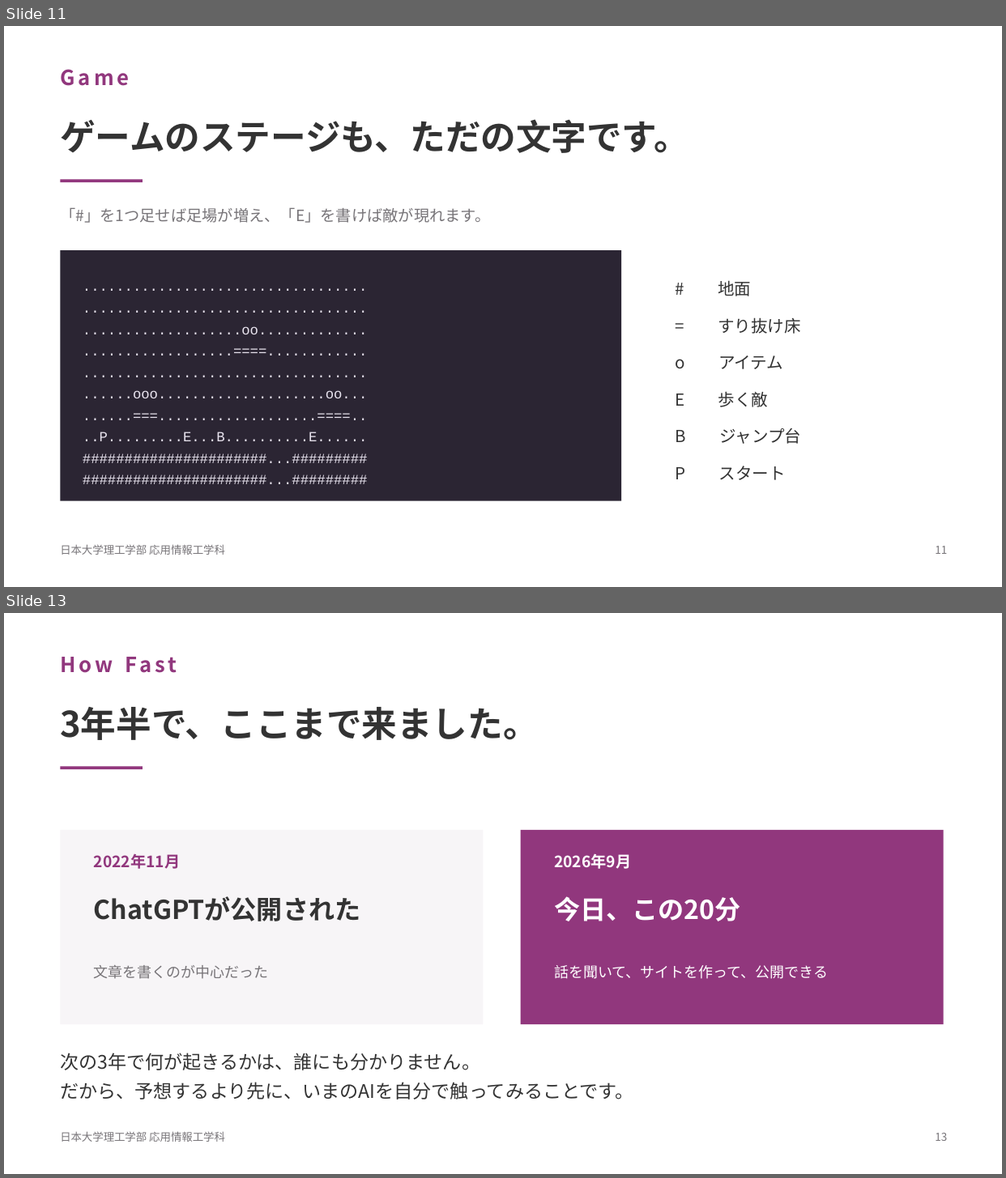
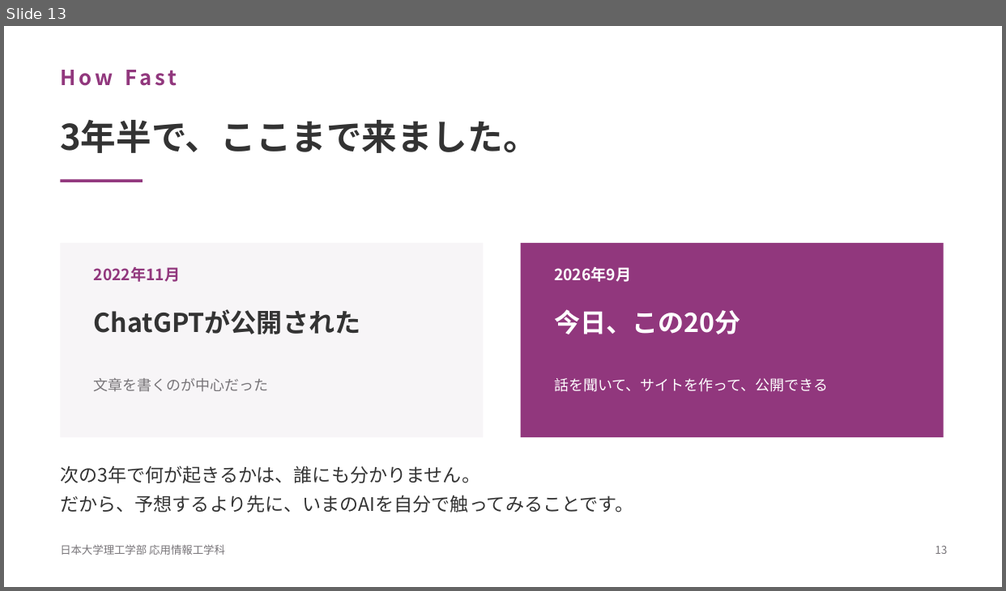
Before and after one commit to yutakaJssst/narashino-visit-2, a slide deck: slides/nichinara20260908.pptx. Shown one above the other, each under a label of ours: slides 11 and 13 before the commit, slide 13 after it; the slides between them are not shown. The pictures are 1006x1178 and 1006x591 pixels, drawn with LibreOffice and Linux fonts; fonts in the diff are those of the drawing. Boxes give left, top, right and bottom in pixels: in the first picture for what was removed or moved away, otherwise in the second. Text is boxed around its words. In the diff, an @@ line names an element or a change of style, - is before the commit and + after.

```diff
--- a/slides/nichinara20260908.pptx
+++ b/slides/nichinara20260908.pptx
@@ slide 11 removed at (x1=4, y1=26, x2=1002, y2=587), background #FFFFFF @@
@@ text removed at (x1=60, y1=69, x2=130, y2=86) @@
-Game
@@ text removed at (x1=60, y1=119, x2=689, y2=153) @@
-ゲームのステージも、ただの文字です。
@@ rectangle removed at (x1=60, y1=179, x2=143, y2=182) @@
@@ text removed at (x1=60, y1=208, x2=490, y2=223) @@
-「#」を1つ足せば足場が増え、「E」を書けば敵が現れます。
@@ rectangle removed at (x1=60, y1=250, x2=621, y2=501) @@
@@ text removed at (x1=675, y1=280, x2=801, y2=480) @@
-# 地面
-= すり抜け床
-o アイテム
-E 歩く敵
-B ジャンプ台
-P スタート
@@ text removed at (x1=83, y1=327, x2=368, y2=442) @@
-..................................
-..................................
-...................oo.............
-..................====............
-..................................
-......ooo....................oo...
-......===...................====..
-..P.........E...B..........E......
-######################...#########
-######################...#########
@@ text removed at (x1=60, y1=544, x2=225, y2=555) @@
-日本大学理工学部 応用情報工学科
@@ text removed at (x1=935, y1=546, x2=947, y2=554) @@
-11
```
Also in this commit, not shown: 7 slides changed, 1 slide added, 11 other files.
